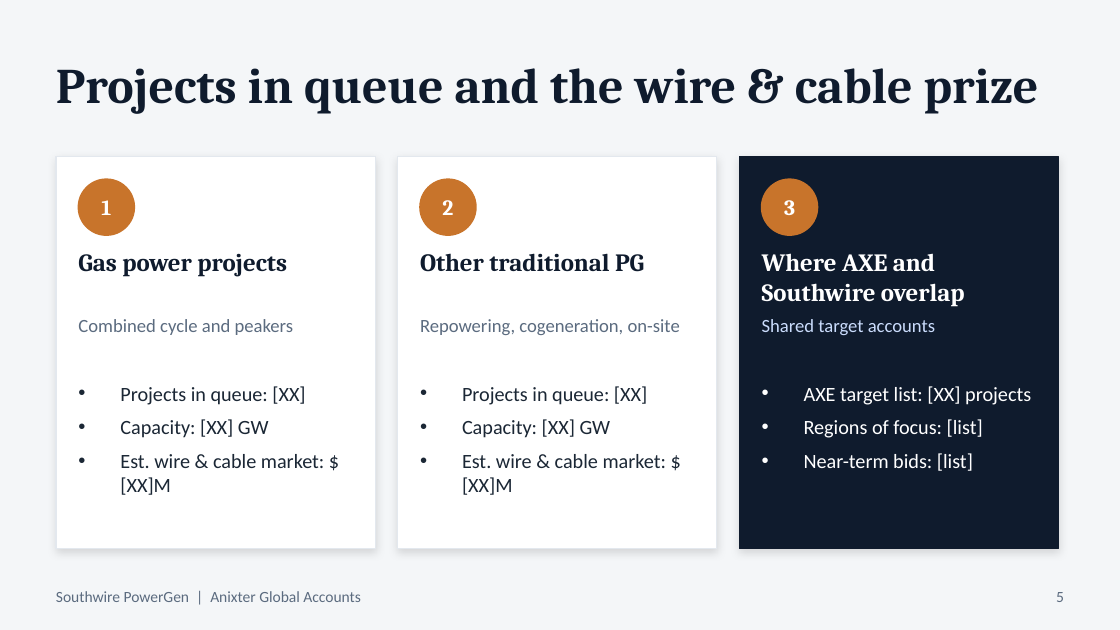
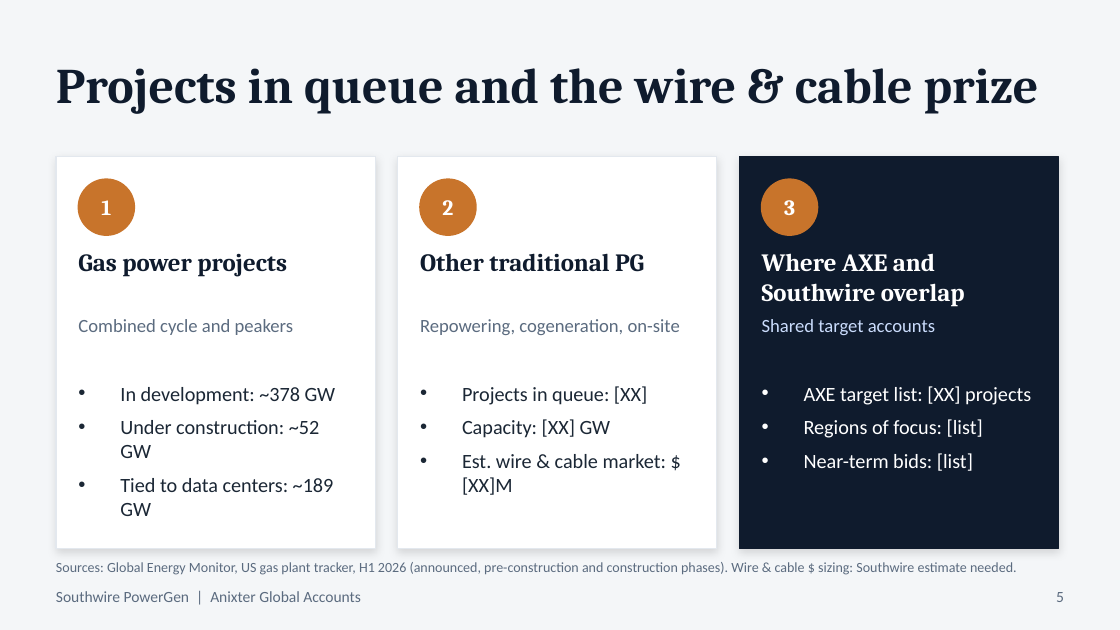
Before and after one commit to shardt87/ln, a slide deck: slide 5 of presentations/Anixter_PowerGen_Presentation_DRAFT.pptx. Drawn at 1120x630 pixels with LibreOffice and Linux fonts; fonts in the diff are those of the drawing. Boxes give left, top, right and bottom in pixels: in the first picture for what was removed or moved away, otherwise in the second. Text is boxed around its words. In the diff, an @@ line names an element or a change of style, - is before the commit and + after.

```diff
--- a/presentations/Anixter_PowerGen_Presentation_DRAFT.pptx
+++ b/presentations/Anixter_PowerGen_Presentation_DRAFT.pptx
@@ text at box(120, 387, 336, 516): text changed @@
-• Projects in queue: [XX]
-• Capacity: [XX] GW
-• Est. wire & cable market: $[XX]M
+• In development: ~378 GW
+• Under construction: ~52 GW
+• Tied to data centers: ~189 GW
@@ text added at box(56, 562, 1017, 575), 9 pt, text #5B6B7F @@
+Sources: Global Energy Monitor, US gas plant tracker, H1 2026 (announced, pre-construction and construction phases). Wire & cable $ sizing: Southwire estimate needed.
```
Also in this commit, not shown: 1 other slide changed.
